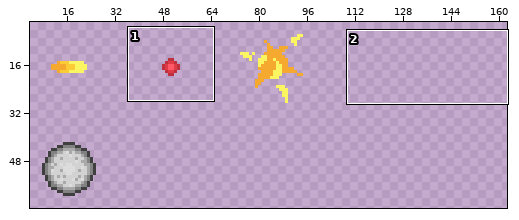
A pixel-art file gets an edit: Assets/Sprites/effects.aseprite. The first picture is a wide view before the edit; the outline marks the close-up.
Close-up. Before:
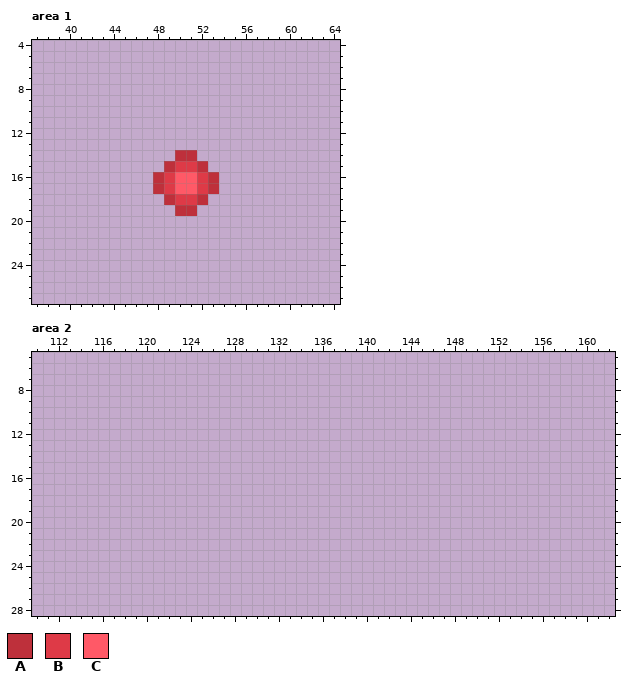
1024x1024 pixels, 1 frame. Shown: area 1: x 37..64, y 4..27; area 2: x 110..162, y 5..28. The wide view leaves out empty margins.
Palette (. is transparent): A #be303b  B #de3a47  C #ff5967
Now the later version:
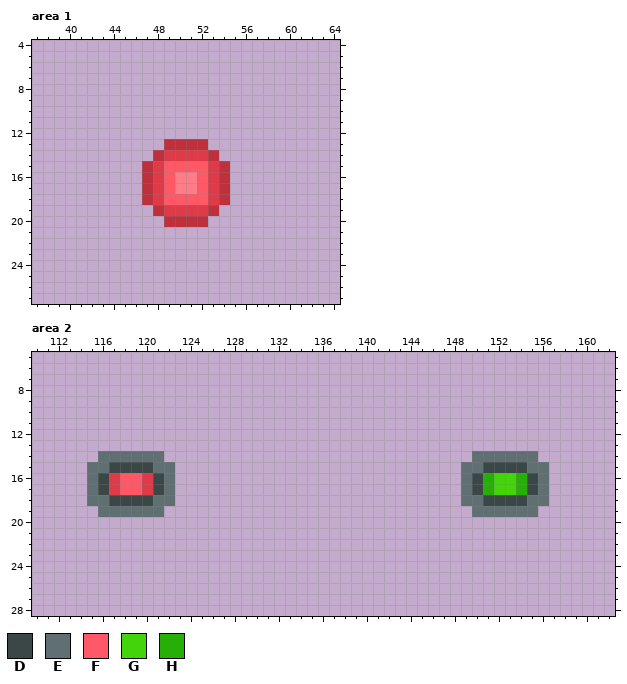
Colours new in this view: D #3b4747  E #606f72  F #ff5967  G #41d50a  H #26b007
Diff:
@@ palette @@
-C #ff5967
+C #ff7d88
--- area 1
@@ x 45..56 @@
 12 ............
-13 ............
-14 .....AA.....
-15 ....ABBA....
-16 ...ABCCBA...
-17 ...ABCCBA...
-18 ....ABBA....
-19 .....AA.....
-20 ............
+13 ....AAAA....
+14 ...ABBBBA...
+15 ..ABFFFFBA..
+16 ..ABFCCFBA..
+17 ..ABFCCFBA..
+18 ..ABFFFFBA..
+19 ...ABBBBA...
+20 ....AAAA....
 21 ............
--- area 2
@@ x 110..162 @@
 13 .....................................................
-14 .....................................................
-15 .....................................................
-16 .....................................................
-17 .....................................................
-18 .....................................................
-19 .....................................................
+14 ......EEEEEE............................EEEEEE.......
+15 .....EEDDDDEE..........................EEDDDDEE......
+16 .....EDBFFBDE..........................EDHGGHDE......
+17 .....EDBFFBDE..........................EDHGGHDE......
+18 .....EEDDDDEE..........................EEDDDDEE......
+19 ......EEEEEE............................EEEEEE.......
 20 .....................................................
